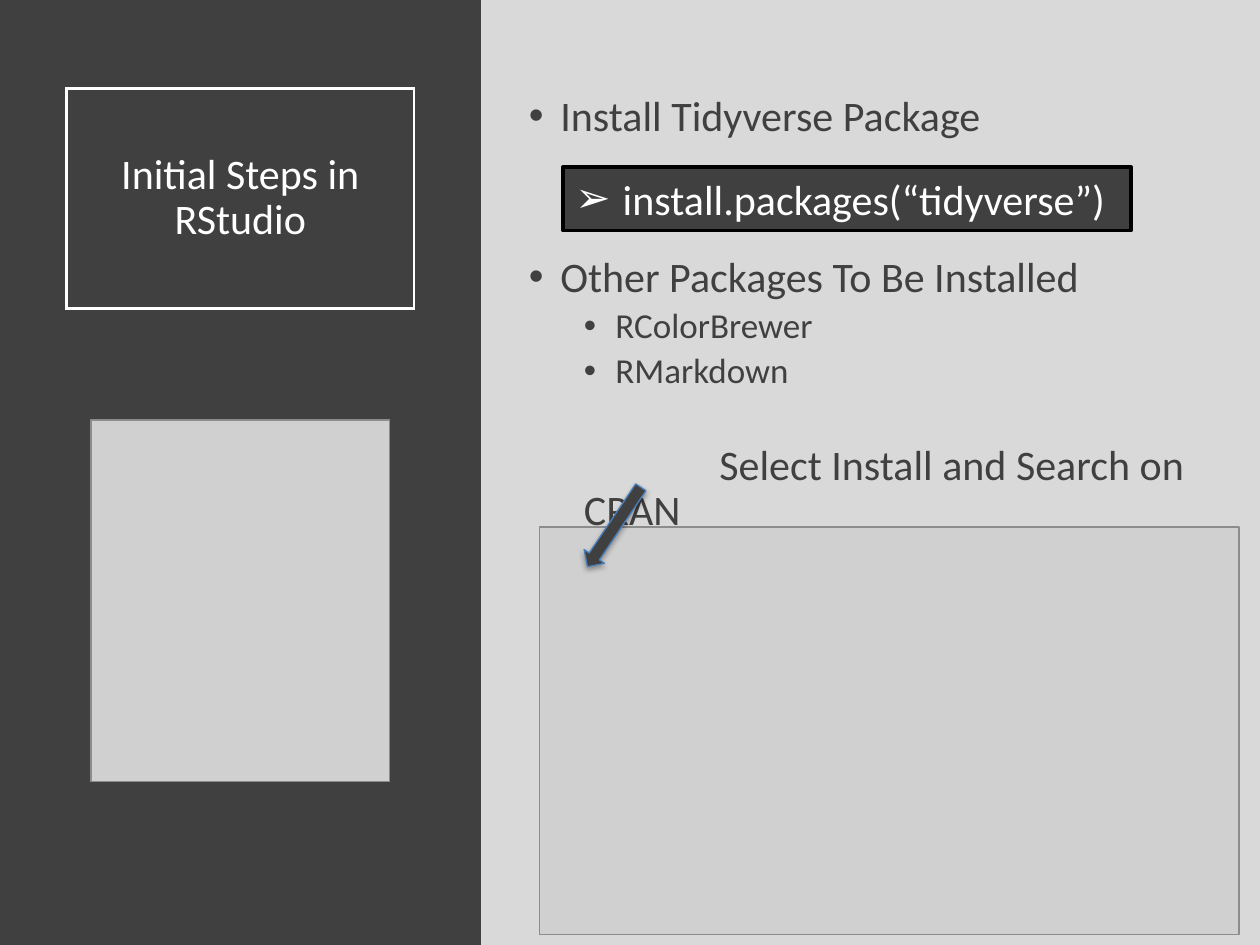
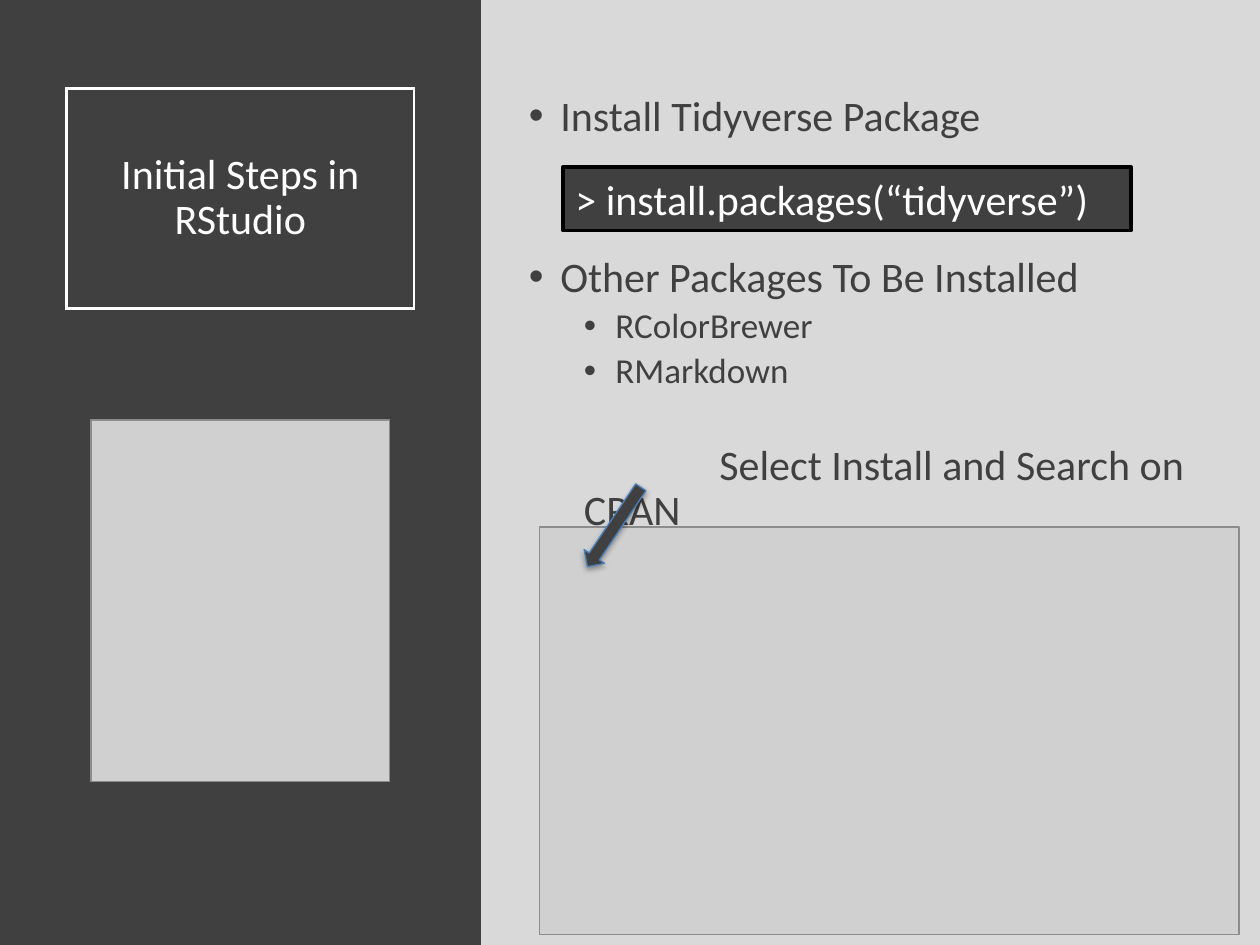
Before and after one commit to Yixf-Self/STOR320_WEBSITE, a slide deck: slide 4 of Lectures/Lecture 2/STOR 320 Lecture 2.pptx. Drawn at 1260x945 pixels with LibreOffice and Linux fonts; fonts in the diff are those of the drawing; grey boxes stand for pictures. Boxes give left, top, right and bottom in pixels: in the first picture for what was removed or moved away, otherwise in the second. Text is boxed around its words. In the diff, an @@ line names an element or a change of style, - is before the commit and + after.

```diff
--- a/Lectures/Lecture 2/STOR 320 Lecture 2.pptx
+++ b/Lectures/Lecture 2/STOR 320 Lecture 2.pptx
@@ text in rectangle at (606,184,1088,222): text changed @@
-➢ install.packages(“tidyverse”)
+> install.packages(“tidyverse”)
```
Also in this commit, not shown: 3 slides added, 2 other files.
